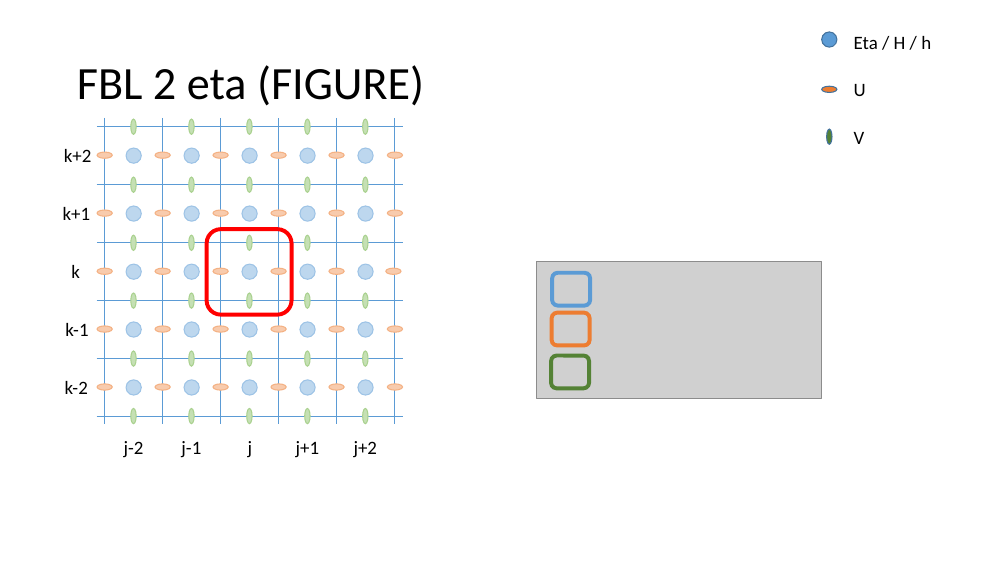
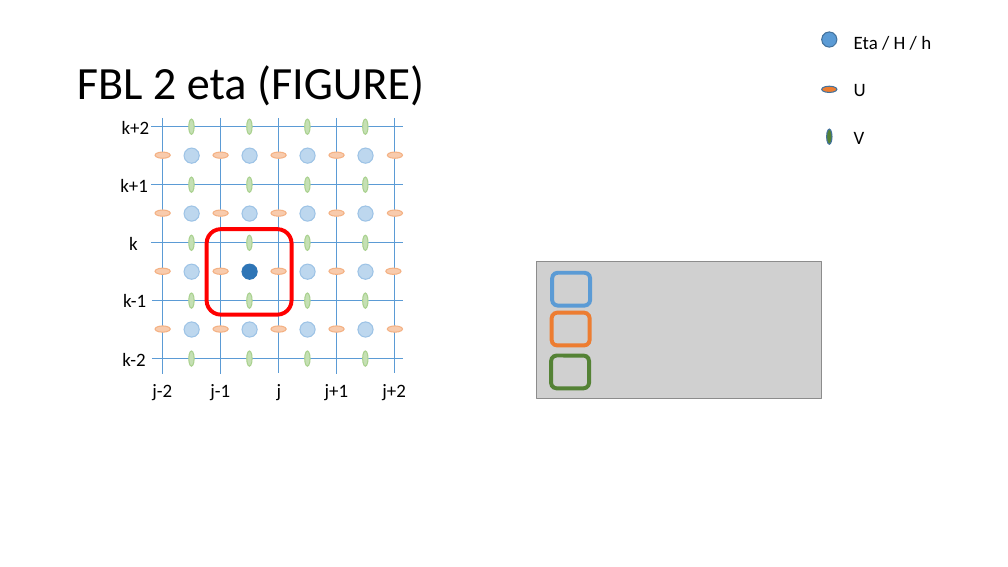
Before and after one commit to metno/gpu-ocean, a slide deck: slide 12 of python/fbl_ctcs_stencils.pptx (slide 9 before the commit). Drawn at 1008x567 pixels with LibreOffice and Linux fonts; fonts in the diff are those of the drawing; grey boxes stand for pictures. Boxes give left, top, right and bottom in pixels: in the first picture for what was removed or moved away, otherwise in the second. Text is boxed around its words. In the diff, an @@ line names an element or a change of style, - is before the commit and + after.

Commit message:
Improved stencil overview figures

```diff
--- a/python/fbl_ctcs_stencils.pptx
+++ b/python/fbl_ctcs_stencils.pptx
@@ line removed from (105, 118) to (105, 423) @@
@@ line moved from (163, 118) - (163, 423) to (163, 118) - (163, 374) @@
@@ line moved from (221, 118) - (221, 423) to (221, 118) - (221, 374) @@
@@ line moved from (279, 118) - (279, 424) to (279, 118) - (279, 373) @@
@@ line moved from (337, 118) - (337, 423) to (337, 118) - (337, 374) @@
@@ line moved from (395, 118) - (395, 424) to (395, 118) - (395, 373) @@
@@ line moved from (97, 127) - (403, 127) to (151, 127) - (403, 127) @@
@@ line moved from (97, 185) - (403, 185) to (151, 185) - (403, 185) @@
@@ 4 texts: place and size @@
-4 texts at [63,149,92,336]
+4 texts at [120,121,150,307]
@@ line moved from (97, 243) - (403, 243) to (151, 243) - (403, 243) @@
@@ ellipse at [242,264,257,279]: fill #BDD7EE to #2E75B6; outline #9DC3E6 1 pt to #2E75B6 1 pt @@
@@ line moved from (97, 301) - (403, 301) to (152, 301) - (403, 301) @@
@@ text "k-2": place and size @@
-text "k-2" at [65,381,88,394]
+text "k-2" at [122,353,145,366]
@@ line moved from (97, 358) - (403, 358) to (152, 358) - (403, 358) @@
@@ group removed at [126,148,373,395]: 9 ellipses @@
@@ 5 texts: place and size @@
-5 texts at [124,441,377,458]
+5 texts at [152,384,405,401]
@@ group removed at [97,152,402,390]: 10 ellipses @@
@@ line removed from (97, 417) to (403, 417) @@
@@ group removed at [131,119,368,423]: 10 ellipses @@
```
Also in this commit, not shown: 6 other slides changed, 8 slides added.
